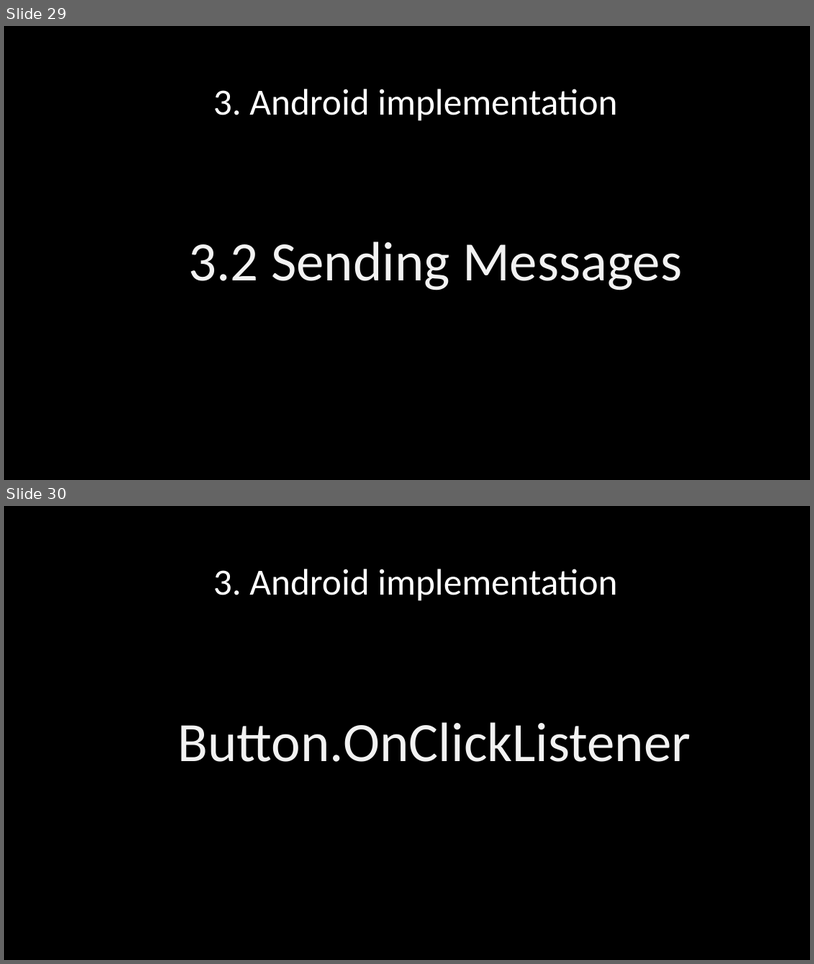
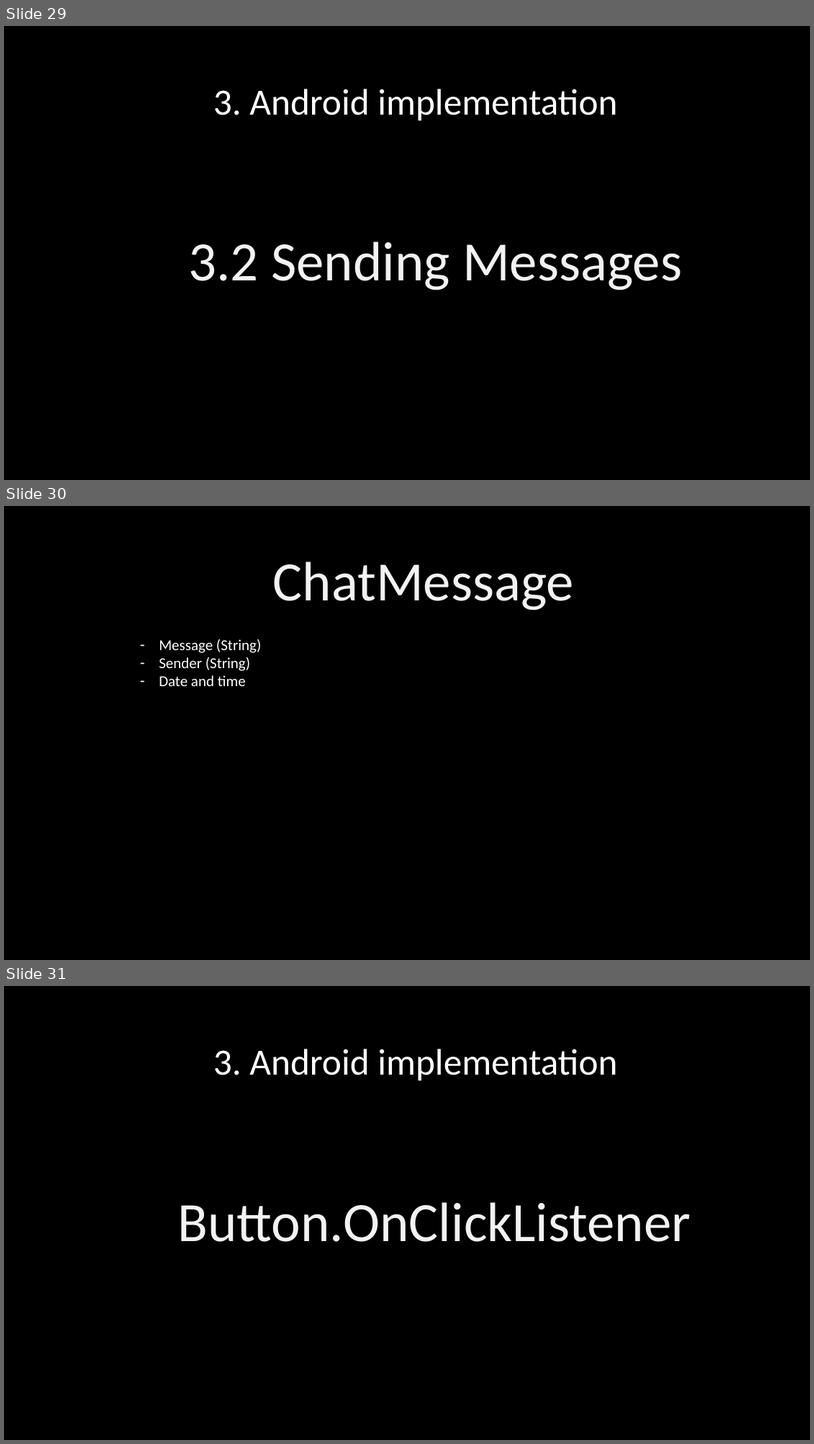
Before and after one commit to PhoenixRRDS/Presentation, a slide deck: The design and development of AIRYL.pptx. Shown one above the other, each under a label of ours: slides 29 and 30 before the commit, slides 29, 30 and 31 after it. The pictures are 814x964 and 814x1444 pixels, drawn with LibreOffice and Linux fonts; fonts in the diff are those of the drawing. Boxes give left, top, right and bottom in pixels: in the first picture for what was removed or moved away, otherwise in the second. Text is boxed around its words. In the diff, an @@ line names an element or a change of style, - is before the commit and + after.

```diff
--- a/The design and development of AIRYL.pptx
+++ b/The design and development of AIRYL.pptx
@@ slide 30 added at box(4, 506, 810, 960), background #000000 @@
@@ text added at box(273, 561, 574, 610), 66 pt, text #F2F2F2 @@
+ChatMessage
@@ text added at box(159, 639, 261, 686), 18 pt, text #FFFFFF @@
+– Message (String)
+– Sender (String)
+– Date and time
@@ what was slide 30 is now slide 31 @@
```
Also in this commit, not shown: 1 slide changed, 4 other slides added.
